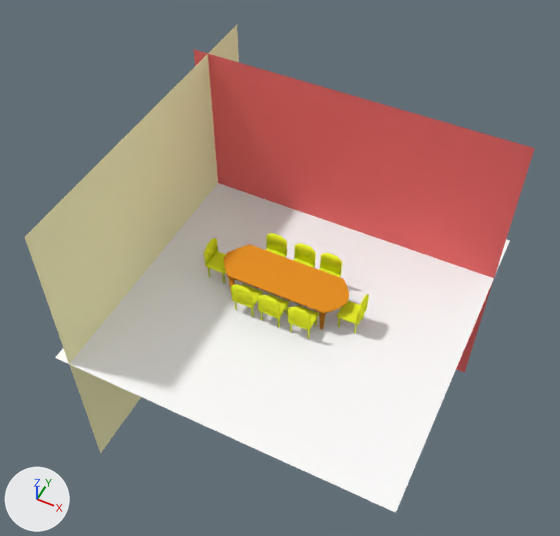
The Blender file dining table set.blend as it was, and as the next commit left it.
Camera for both pictures: a 50 mm lens placed at (10.0, -21.8, 28.7), pointed at (-1.2, 0.5, 0.9). Arrows for +X, +Y and +Z are at lower left; the lights stay in place.

The older version as bpy lines, for what is in view:
```python
ob_cube_001 = bpy.data.objects.new('Cube.001', me_cube_004)
ob_cube_001.location = (1.07, 0.95, 0.82)
ob_cube_001.rotation_euler = (3.142, 0.0, 0.0)  # degrees (180, 0, 0)
ob_cube_001.scale = (0.534, 0.534, 0.0999)
ob_cube_002 = bpy.data.objects.new('Cube.002', me_cube_002)
ob_cube_002.location = (-0.3, 0.95, 0.82)
ob_cube_002.rotation_euler = (3.142, 0.0, 0.0)  # degrees (180, 0, 0)
ob_cube_002.scale = (0.534, 0.534, 0.0999)
ob_cube_003 = bpy.data.objects.new('Cube.003', me_cube_005)
ob_cube_003.location = (-1.82, 0.94, 0.82)
ob_cube_003.rotation_euler = (3.142, 0.0, 0.0)  # degrees (180, 0, 0)
ob_cube_003.scale = (0.534, 0.534, 0.0999)
ob_cube_004 = bpy.data.objects.new('Cube.004', me_cube_006)
ob_cube_004.location = (1.12, -1.69, 0.82)
ob_cube_004.rotation_euler = (3.142, 0.0, 3.142)  # degrees (180, 0, 180)
ob_cube_004.scale = (0.534, 0.534, 0.0999)
ob_cube_005 = bpy.data.objects.new('Cube.005', me_cube_007)
ob_cube_005.location = (-0.4, -1.69, 0.82)
ob_cube_005.rotation_euler = (3.142, 0.0, 3.142)  # degrees (180, 0, 180)
ob_cube_005.scale = (0.534, 0.534, 0.0999)
ob_cube_006 = bpy.data.objects.new('Cube.006', me_cube_008)
ob_cube_006.location = (-1.77, -1.69, 0.82)
ob_cube_006.rotation_euler = (3.142, 0.0, 3.142)  # degrees (180, 0, 180)
ob_cube_006.scale = (0.534, 0.534, 0.0999)
ob_cube_007 = bpy.data.objects.new('Cube.007', me_cube_009)
ob_cube_007.location = (2.96, -0.41, 0.82)
ob_cube_007.rotation_euler = (3.142, 0.0, 4.712)  # degrees (180, 0, 270)
ob_cube_007.scale = (0.534, 0.534, 0.0999)
ob_cube_008 = bpy.data.objects.new('Cube.008', me_cube_010)
ob_cube_008.location = (-3.95, -0.41, 0.82)
ob_cube_008.rotation_euler = (3.142, 0.0, 7.854)  # degrees (180, 0, 90)
ob_cube_008.scale = (0.534, 0.534, 0.0999)
ob_plane_002 = bpy.data.objects.new('Plane.002', me_plane_002)
ob_plane_002.location = (-7.37, 0.0, 0.0)
ob_plane_002.rotation_euler = (1.571, 0.0, 1.571)  # degrees (90, 0, 90)
ob_plane_002.scale = (8.15, 8.15, 8.15)
# also in view: 'Plane' at (0.0, 0.0, 0.0); 'Plane.001' at (0.0, 5.3, 0.0); 'Cube' at (-0.5, -0.4, 0.7)
```
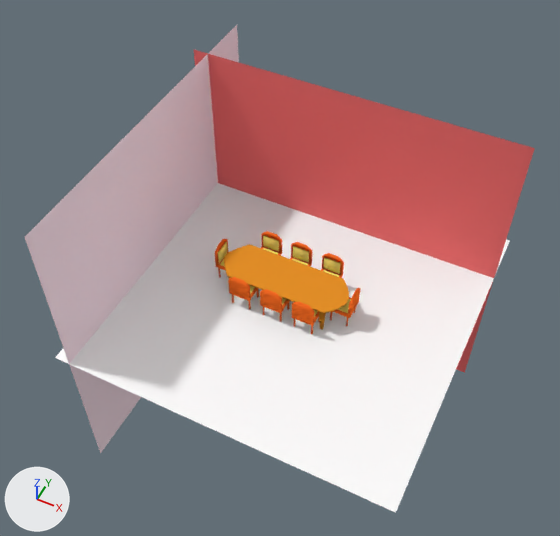
Commit message: added details

What differs and where, as boxes [x1, y1, x2, y2] in the pictures (560 x 536 px):
'Plane.002', recoloured (beige to white)
    both: [25, 25, 239, 453]
'Cube.008', recoloured, reshaped, moved, turned
    before: [204, 238, 226, 283]
    after: [330, 288, 360, 326]
'Cube.007', recoloured, moved, turned
    before: [336, 294, 369, 333]
    after: [215, 239, 228, 278]
'Cube.004', recoloured, moved
    before: [288, 305, 319, 339]
    after: [292, 301, 320, 334]
'Cube.006', recoloured, moved
    before: [231, 284, 263, 317]
    after: [228, 277, 259, 310]
'Cube.005', recoloured, moved
    before: [258, 294, 289, 327]
    after: [260, 289, 289, 322]
'Cube.003', recoloured, reshaped, moved
    before: [266, 233, 287, 257]
    after: [261, 231, 282, 256]
'Cube.002', recoloured, reshaped, moved (yellow to orange)
    before: [294, 243, 316, 268]
    after: [290, 242, 312, 266]
'Cube.001', recoloured, reshaped, moved (yellow to orange)
    before: [319, 253, 342, 277]
    after: [321, 253, 344, 278]
part 1 of me_cube_004, built on
    before: [320, 268, 339, 277]
    after: [321, 257, 341, 277]
part 2 of me_cube_002, built on
    before: [294, 258, 313, 267]
    after: [291, 246, 310, 266]
part 3 of me_cube_005, built on
    before: [266, 248, 285, 256]
    after: [261, 235, 280, 255]
part 4 of me_cube_010, built on
    before: [208, 252, 225, 270]
    after: [337, 297, 351, 314]

The change in detail:
Material 'chair material' (mat_chair_material) changes colour from yellow #f4fd30 to orange #ff6f26; in linear values from (0.908, 0.985, 0.0294) to (1.0, 0.158, 0.0191).
Material 'wall2' (mat_wall2) changes colour from beige #fffcc6 to white #ffe8f2; in linear values from (1.0, 0.977, 0.567) to (1.0, 0.808, 0.89).
Material 'cushion' (mat_cushion) is new.
Its base color is (1.0, 0.785, 0.172) (yellow #ffe573).
me_cube_002 is used by ob_cube_002; location (-0.3, 0.95, 0.82); rotation (3.142, 0.0, 0.0), in degrees (180, 0, 0); scale (0.534, 0.534, 0.0999).
me_cube_002 had 136 vertices, 134 faces and spanned x -1.0..1.0, y -1.0..1.0, z -12.0..8.2.
me_cube_002 now has 164 vertices, 162 faces and spans x -1.0..1.0, y -1.0..1.0, z -12.0..8.2.
me_cube_002 part 2: 4 vertices moved from x -0.8..0.8, y -0.7..0.7, z -1.0 to x -0.8..0.8, y -0.7..0.7, z -0.6; 28 vertices added at x -0.8..0.8, y -0.9..0.7, z -9.3..-0.6.
me_cube_002 now uses material mat_cushion (yellow #ffe573).
me_cube_004 is used by ob_cube_001; location (1.07, 0.95, 0.82); rotation (3.142, 0.0, 0.0), in degrees (180, 0, 0); scale (0.534, 0.534, 0.0999).
me_cube_004 had 136 vertices, 134 faces and spanned x -1.0..1.0, y -1.0..1.0, z -12.0..8.2.
me_cube_004 now has 164 vertices, 162 faces and spans x -1.0..1.0, y -1.0..1.0, z -12.0..8.2.
me_cube_004 part 1: 4 vertices moved from x -0.8..0.8, y -0.7..0.7, z -1.0 to x -0.8..0.8, y -0.7..0.7, z -0.6; 28 vertices added at x -0.8..0.8, y -0.9..0.7, z -9.3..-0.6.
me_cube_004 now uses material mat_cushion (yellow #ffe573).
me_cube_005 is used by ob_cube_003; location (-1.82, 0.94, 0.82); rotation (3.142, 0.0, 0.0), in degrees (180, 0, 0); scale (0.534, 0.534, 0.0999).
me_cube_005 had 136 vertices, 134 faces and spanned x -1.0..1.0, y -1.0..1.0, z -12.0..8.2.
me_cube_005 now has 164 vertices, 162 faces and spans x -1.0..1.0, y -1.0..1.0, z -12.0..8.2.
me_cube_005 part 3: 4 vertices moved from x -0.8..0.8, y -0.7..0.7, z -1.0 to x -0.8..0.8, y -0.7..0.7, z -0.6; 28 vertices added at x -0.8..0.8, y -0.9..0.7, z -9.3..-0.6.
me_cube_005 now uses material mat_cushion (yellow #ffe573).
me_cube_010 is used by ob_cube_008; location (-3.95, -0.41, 0.82); rotation (3.142, 0.0, 7.854), in degrees (180, 0, 90); scale (0.534, 0.534, 0.0999).
me_cube_010 had 136 vertices, 134 faces and spanned x -1.0..1.0, y -1.0..1.0, z -12.0..8.2.
me_cube_010 now has 164 vertices, 162 faces and spans x -1.0..1.0, y -1.0..1.0, z -12.0..8.2.
me_cube_010 part 4: 4 vertices moved from x -0.8..0.8, y -0.7..0.7, z -1.0 to x -0.8..0.8, y -0.7..0.7, z -0.6; 28 vertices added at x -0.8..0.8, y -0.9..0.7, z -9.3..-0.6.
me_cube_010 now uses material mat_cushion (yellow #ffe573).
Object 'Cube.002' (ob_cube_002) moves from (-0.3, 0.95, 0.82) to (-0.48, 0.95, 0.82).
Object 'Cube.001' (ob_cube_001) moves from (1.07, 0.95, 0.82) to (1.16, 0.95, 0.82).
Object 'Cube.003' (ob_cube_003) moves from (-1.82, 0.94, 0.82) to (-2.08, 0.95, 0.82).
Object 'Cube.006' (ob_cube_006) moves from (-1.77, -1.69, 0.82) to (-2.09, -1.37, 0.82).
Object 'Cube.005' (ob_cube_005) moves from (-0.4, -1.69, 0.82) to (-0.46, -1.37, 0.82).
Object 'Cube.004' (ob_cube_004) moves from (1.12, -1.69, 0.82) to (1.15, -1.37, 0.82).
Object 'Cube.007' (ob_cube_007) moves from (2.96, -0.41, 0.82) to (-3.49, -0.21, 0.82).
Object 'Cube.007' (ob_cube_007) turns from (180, 0, 270) to (180, 0, 90) degrees about x, y and z.
Object 'Cube.008' (ob_cube_008) moves from (-3.95, -0.41, 0.82) to (2.46, -0.21, 0.82).
Object 'Cube.008' (ob_cube_008) turns from (180, 0, 90) to (180, 0, 270) degrees about x, y and z.
